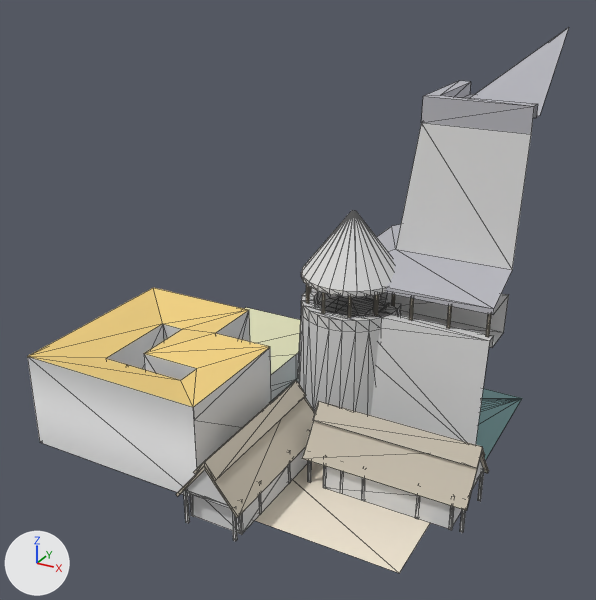
Before and after pictures for a commit that changed the OBJ model assets/stl_export/wc12.obj.
Before and after are seen from a 50 mm camera at (28.8, -53.0, 36.2) aimed at (1.1, -2.7, 11.0). Every picture has the same lights, and +X, +Y and +Z are marked at lower left. The first picture is the older version. Mesh edges are drawn as thin lines. Where no turn or scale is listed for an object, it has been applied to the vertices. Vertices at exactly the same position are counted once.

The first picture shows 'wc12'.
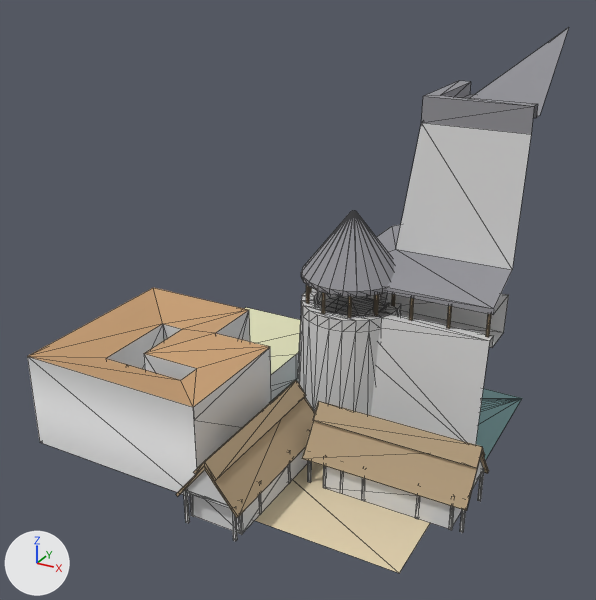
The change, as a diff of the scene's bpy script:
```diff
--- a/assets/stl_export/wc12.obj.py
+++ b/assets/stl_export/wc12.obj.py
@@ mat_straw @@
 mat_straw = principled_material('straw')
-mat_straw.base_color = (0.569, 0.514, 0.42)  # light grey #c7bead
+mat_straw.base_color = (0.447, 0.333, 0.204)  # beige #b29c7d
 mat_straw.roughness = 1.0
@@ mat_castleroof @@
 mat_castleroof = principled_material('castleRoof')
-mat_castleroof.base_color = (0.471, 0.471, 0.51)  # grey #b7b7bd
+mat_castleroof.base_color = (0.294, 0.294, 0.318)  # grey #949499
 mat_castleroof.roughness = 1.0
@@ mat_material @@
 mat_material = principled_material('Material')
-mat_material.base_color = (0.878, 0.639, 0.224)  # yellow #f1d182
+mat_material.base_color = (0.577, 0.349, 0.176)  # brown #c89f74
 mat_material.roughness = 1.0
@@ mat_cortyard @@
 mat_cortyard = principled_material('cortyard')
-mat_cortyard.base_color = (0.878, 0.792, 0.651)  # pale yellow #f1e6d3
+mat_cortyard.base_color = (0.757, 0.639, 0.427)  # beige #e2d1af
 mat_cortyard.roughness = 1.0
@@ me_wc12 @@
 me_wc12.from_pydata(...)  # 776 vertices, 1358 faces; spans x -15.0..17.4, y -17.6..15.0, z -2.7..29.9
 # used by ob_wc12; location = (0.0, 0.0, 0.0)
+# me_wc12 part 1
+# 22 faces are deleted
+# 22 new faces join them, mat_default (light grey #dadada)
+# me_wc12 part 2: 140 faces spanning x -1.1..7.0, y -1.1..7.0, z 11.3..16.7 switch from mat_default (light grey #dadada) to mat_castleroof (grey #949499)
 me_wc12.materials.append(mat_straw)
```

Pixel boxes (x1, y1, x2, y2) of what changed, in the pictures (596 x 600 px; the box of a moved part takes in the faces that stretch with it):
'wc12', recoloured, surface changed: (27, 27, 569, 573) in both
part 1 of me_wc12, moved or reshaped: (303, 295, 374, 332) in both
part 2 of me_wc12, recoloured (light grey to grey): (301, 211, 394, 297) in both
